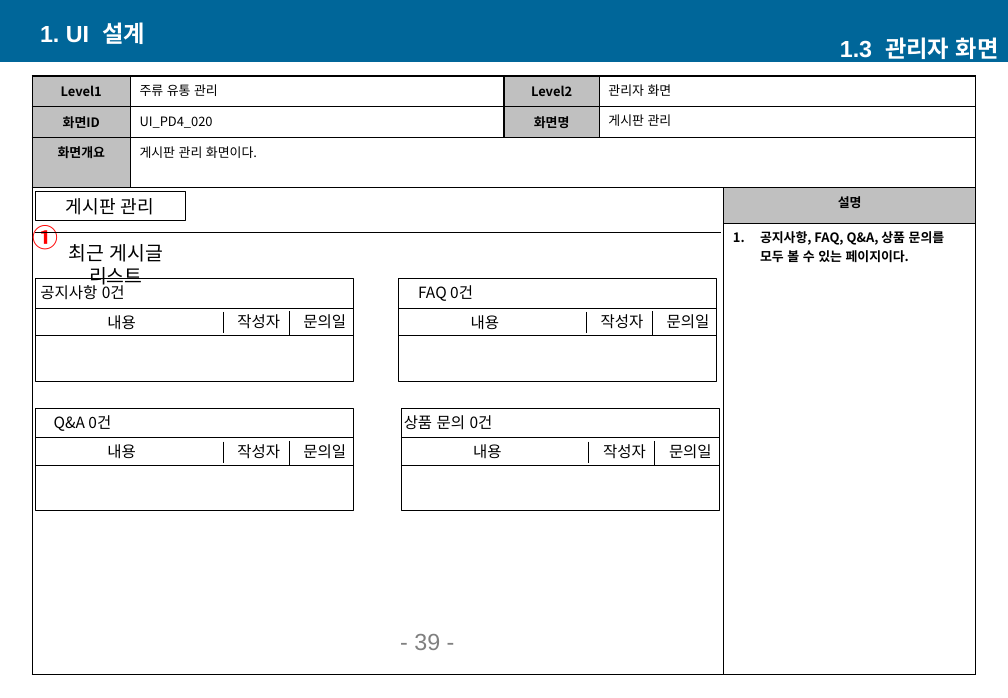
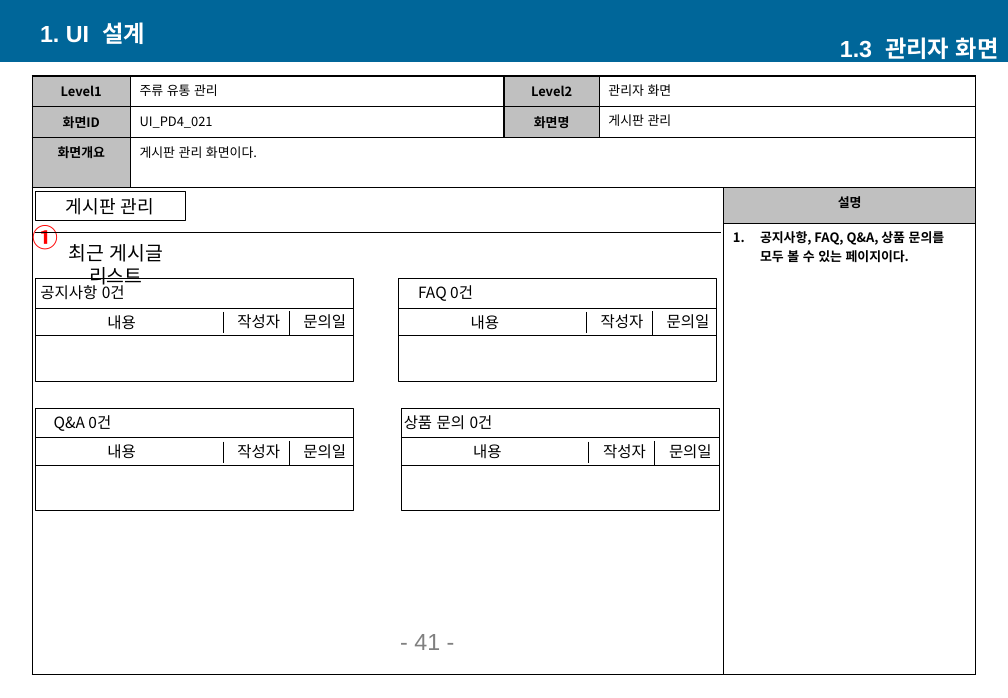
Before and after one commit to soohyeK/project_Team4, a slide deck: slide 42 of 팔도주류_UI설계서_v1.0.pptx (slide 40 before the commit). Drawn at 1008x698 pixels with LibreOffice and Linux fonts; fonts in the diff are those of the drawing. Boxes give left, top, right and bottom in pixels: in the first picture for what was removed or moved away, otherwise in the second. Text is boxed around its words. In the diff, an @@ line names an element or a change of style, - is before the commit and + after.

```diff
--- a/팔도주류_UI설계서_v1.0.pptx
+++ b/팔도주류_UI설계서_v1.0.pptx
@@ table at (x1=33, y1=76, x2=977, y2=675) @@
-row 2, column 2: UI_PD4_020
+row 2, column 2: UI_PD4_021
@@ page number at (x1=414, y1=634, x2=440, y2=650): text changed @@
-- 39 -
+- 41 -
```
Also in this commit, not shown: 2 other slides changed, 2 slides added.
